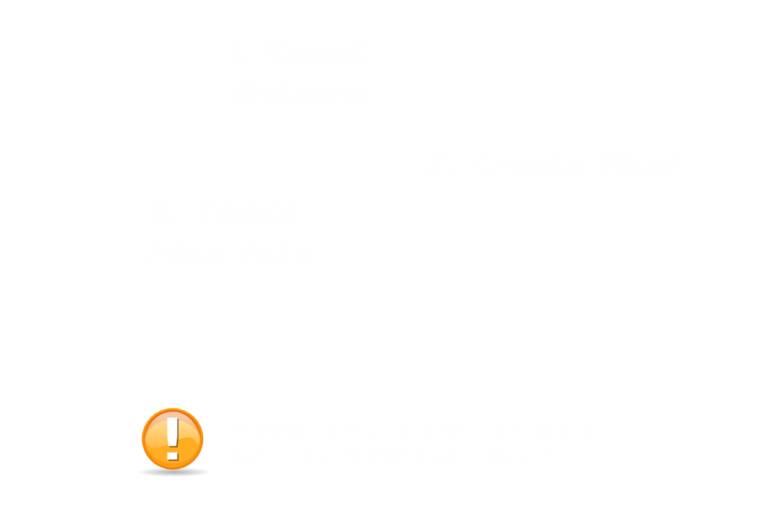
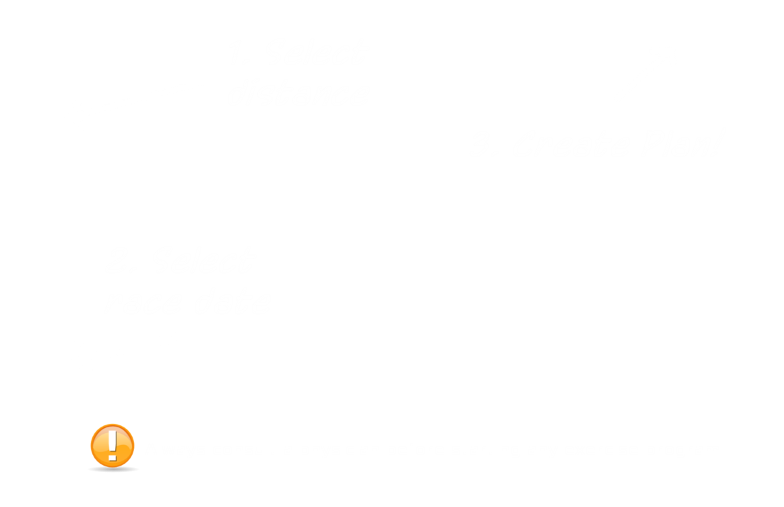
Layered file, before and after one edit (784×507). Changes by layer:
renamed "Pasted Layer" to "WarningIcon", painted on it over [left=88, top=407, right=210, bottom=477]
painted on "Always consult a physician bef..." over [left=145, top=421, right=204, bottom=466]
